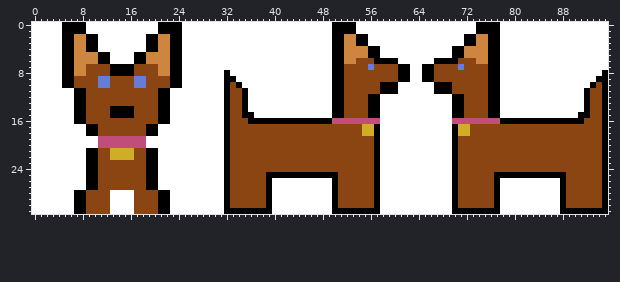
A sprite sheet gets an edit: Dogger/ziggy.png. The picture above was drawn from the file before the commit.
Rulers count pixels.
The result:
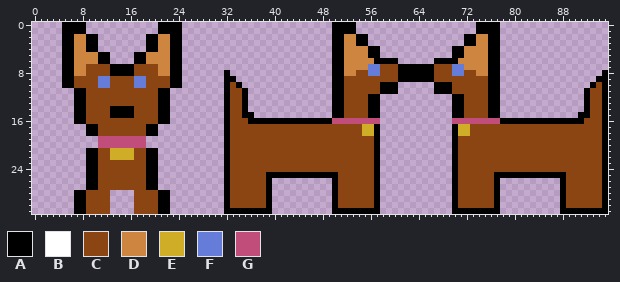
Palette (. is transparent): A #000000  B #ffffff  C #8b4513  D #cd853f  E #d0ad26  F #657dd9  G #c14d7b
Diff:
file 1344x448 -> 192x64 pixels (blocks of 14x14 -> 2x2; one block is one cell here)
Changed rows in their new state; - is an unchanged pixel.
first column x 0:
 0 .....----............----.........................----....................----..................
 1 .....----............----.........................----....................----..................
 2 .....------........------.........................------................------..................
 3 .....------........------.........................------................------..................
 4 .....------........------.........................--------............--------..................
 5 .....--------....--------.........................--------............--------..................
 6 .....--------....--------.........................----DDD----......----DDD----..................
 7 .....--------------------.........................--DDDD-F-----AA-----F-DDDD--..................
 8 .....--------------------.......-.................--DD--FF-----AA-----FF--DD--.................-
 9 .....--------------------.......--................-------------AA-------------................--
10 .....--------------------.......---...............-----------......-----------...............---
11 .......----------------.........----..............-----------......-----------..............----
12 .......----------------.........----..............--------............--------..............----
13 .......----------------.........----..............--------............--------..............----
14 .......----------------.........----..............--------............--------..............----
15 .......----------------.........-----.............--------............--------.............-----
16 .......----------------.........--------------------------............--------------------------
17 .........------------...........--------------------------............--------------------------
18 .........------------...........--------------------------............--------------------------
19 ...........--------.............--------------------------............--------------------------
20 ...........--------.............--------------------------............--------------------------
21 .........------------...........--------------------------............--------------------------
22 .........------------...........--------------------------............--------------------------
23 .........------------...........--------------------------............--------------------------
24 .........------------...........--------------------------............--------------------------
25 .........------------...........--------------------------............--------------------------
26 .........------------...........--------..........--------............--------..........--------
27 .........------------...........--------..........--------............--------..........--------
28 .......------....------.........--------..........--------............--------..........--------
29 .......------....------.........--------..........--------............--------..........--------
30 .......------....------.........--------..........--------............--------..........--------
31 .......------....------.........--------..........--------............--------..........--------
